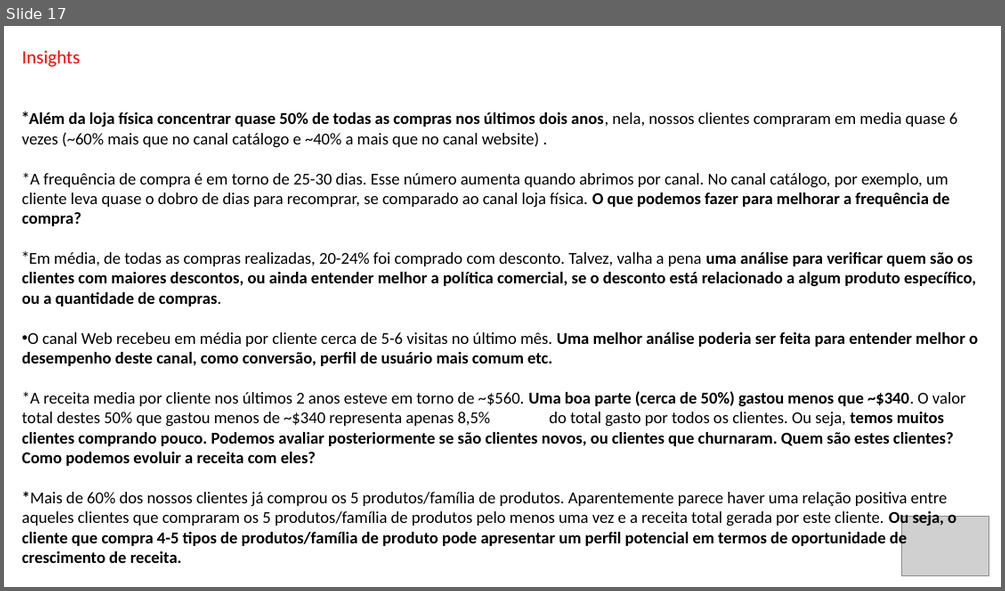
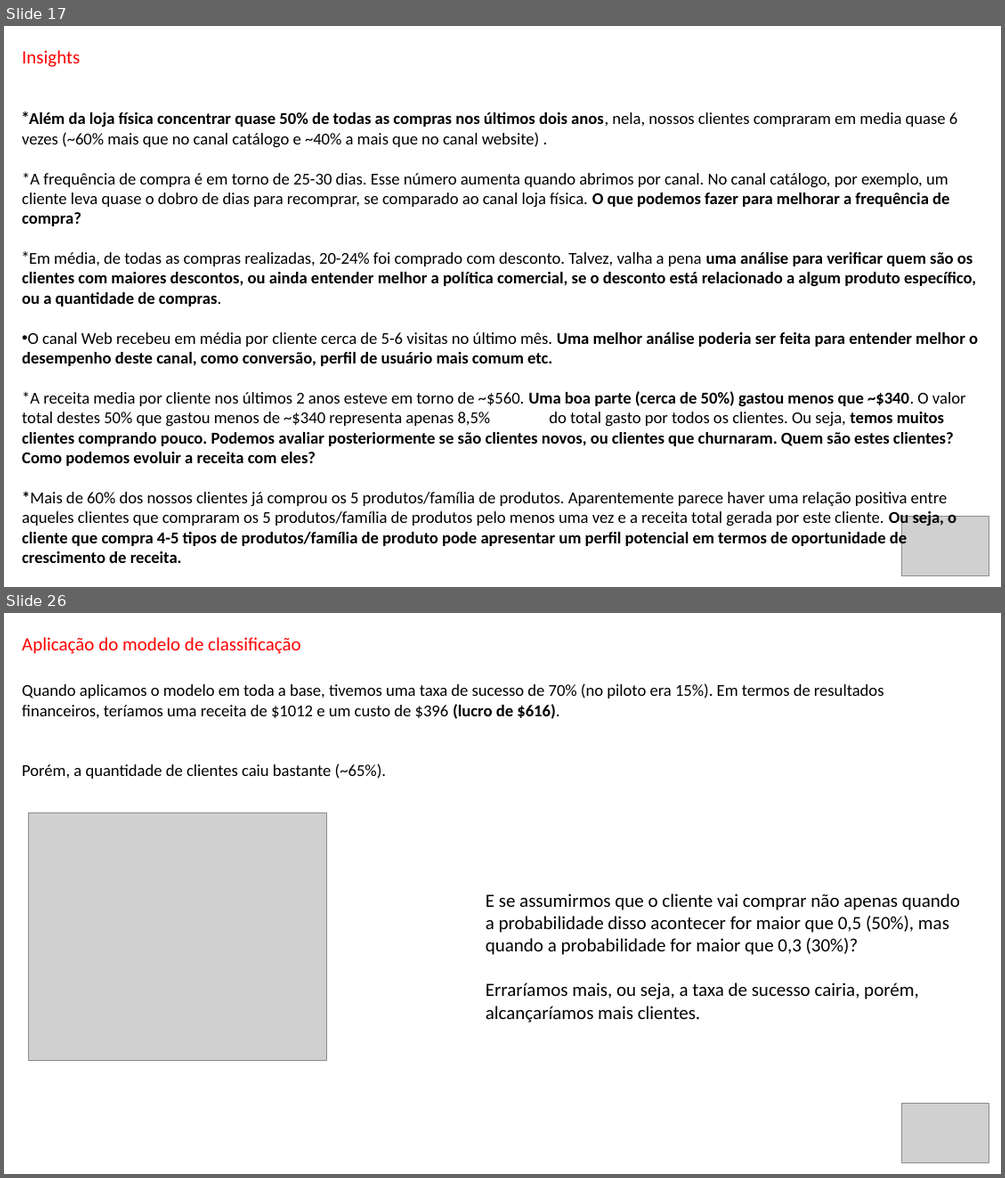
Before and after one commit to Danielgmelo/ifood, a slide deck: my_project/iFood CRM Data Analyst Case.pptx. Shown one above the other, each under a label of ours: slide 17 before the commit, slides 17 and 26 after it; the slides between them are not shown. The pictures are 1005x591 and 1005x1178 pixels, drawn with LibreOffice and Linux fonts; fonts in the diff are those of the drawing; grey boxes stand for pictures. Boxes give left, top, right and bottom in pixels: in the first picture for what was removed or moved away, otherwise in the second. Text is boxed around its words. In the diff, an @@ line names an element or a change of style, - is before the commit and + after.

Commit message:
added pilot campaign analysis

```diff
--- a/my_project/iFood CRM Data Analyst Case.pptx
+++ b/my_project/iFood CRM Data Analyst Case.pptx
@@ slide 26 added at (x1=4, y1=613, x2=1001, y2=1174), background #FFFFFF @@
@@ text added at (x1=22, y1=637, x2=301, y2=654), 18 pt, text #FF0000 @@
+Aplicação do modelo de classificação
@@ text added at (x1=22, y1=683, x2=884, y2=779), 16 pt, text #000000 @@
+Quando aplicamos o modelo em toda a base, tivemos uma taxa de sucesso de 70% (no piloto era 15%). Em termos de resultados financeiros, teríamos uma receita de $1012 e um custo de $396 (lucro de $616).
+Porém, a quantidade de clientes caiu bastante (~65%).
@@ picture added at (x1=28, y1=812, x2=326, y2=1060) @@
@@ text added at (x1=485, y1=893, x2=960, y2=1022), 18 pt, text #000000 @@
+E se assumirmos que o cliente vai comprar não apenas quando a probabilidade disso acontecer for maior que 0,5 (50%), mas quando a probabilidade for maior que 0,3 (30%)?
+Erraríamos mais, ou seja, a taxa de sucesso cairia, porém, alcançaríamos mais clientes.
@@ picture added at (x1=901, y1=1103, x2=989, y2=1163) @@
```
Also in this commit, not shown: 3 slides changed, 9 other slides added, 1 slide removed, 8 other files.
